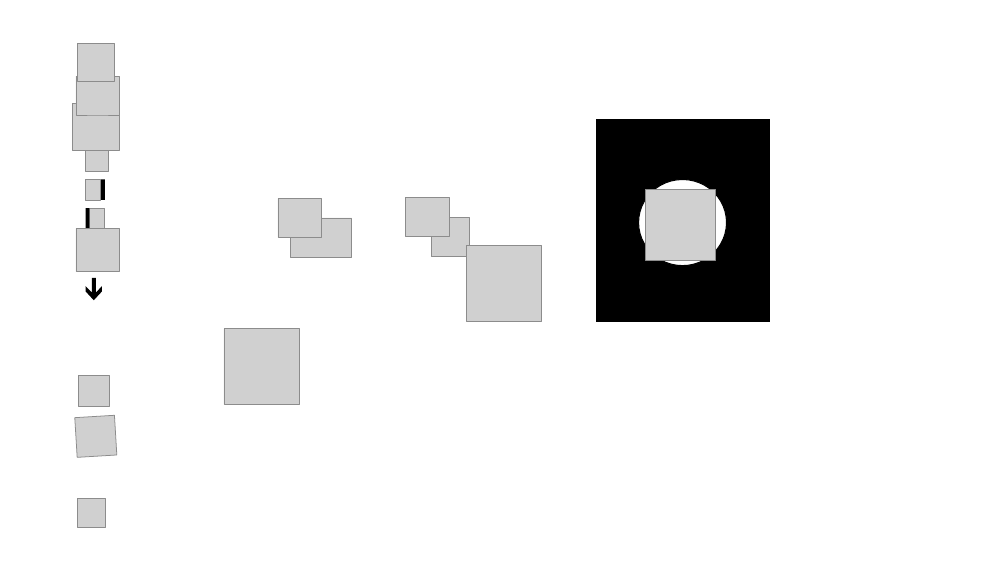
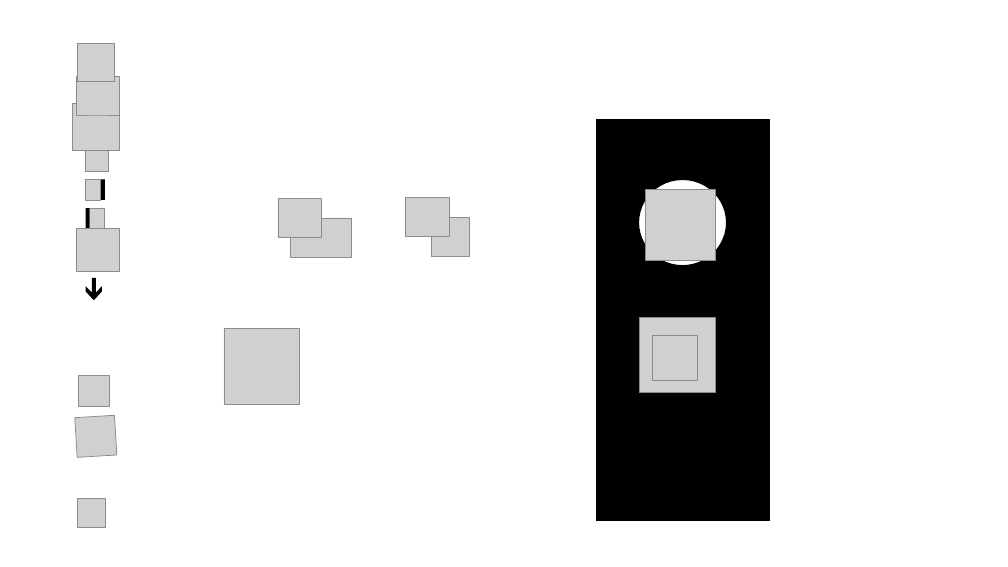
Before and after one commit to paulelong/Kramer, a slide deck: slide 4 of Prototype/Icon.pptx. Drawn at 1008x567 pixels with LibreOffice and Linux fonts; fonts in the diff are those of the drawing; grey boxes stand for pictures; background and template pictures are left out. Boxes give left, top, right and bottom in pixels: in the first picture for what was removed or moved away, otherwise in the second. Text is boxed around its words. In the diff, an @@ line names an element or a change of style, - is before the commit and + after.

```diff
--- a/Prototype/Icon.pptx
+++ b/Prototype/Icon.pptx
@@ rectangle resized from (x1=596, y1=119, x2=769, y2=321) to (x1=596, y1=119, x2=769, y2=520) @@
@@ picture added at (x1=640, y1=318, x2=715, y2=393) @@
@@ picture resized from (x1=467, y1=246, x2=542, y2=321) to (x1=653, y1=336, x2=697, y2=380) @@
```
Also in this commit, not shown: 1 other slide changed, 2 other files.
